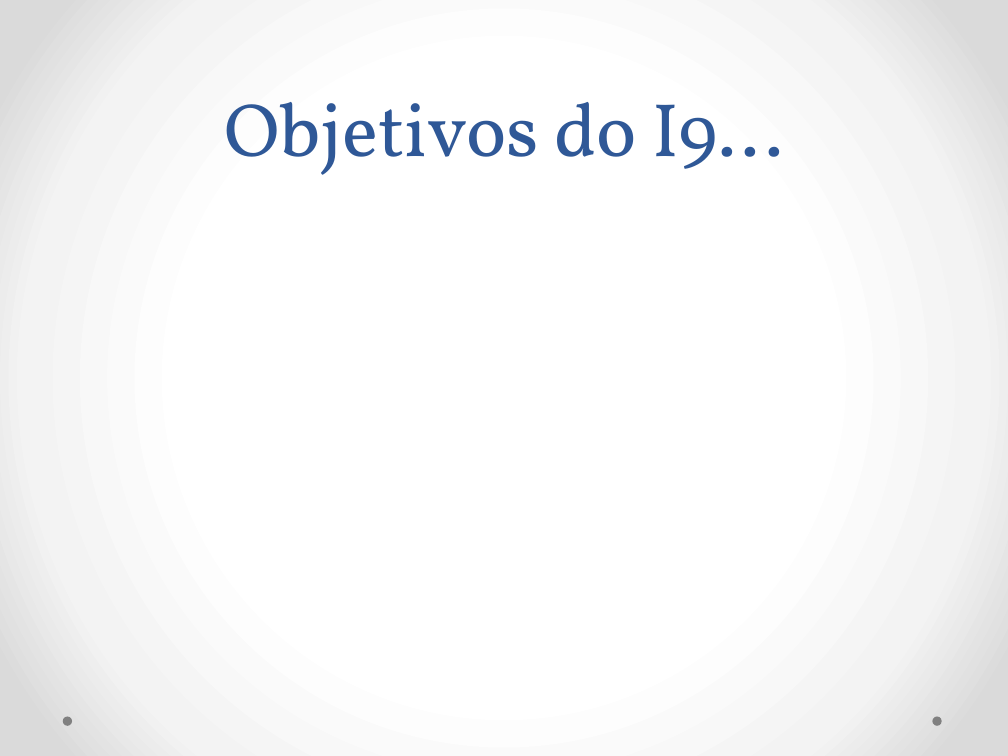
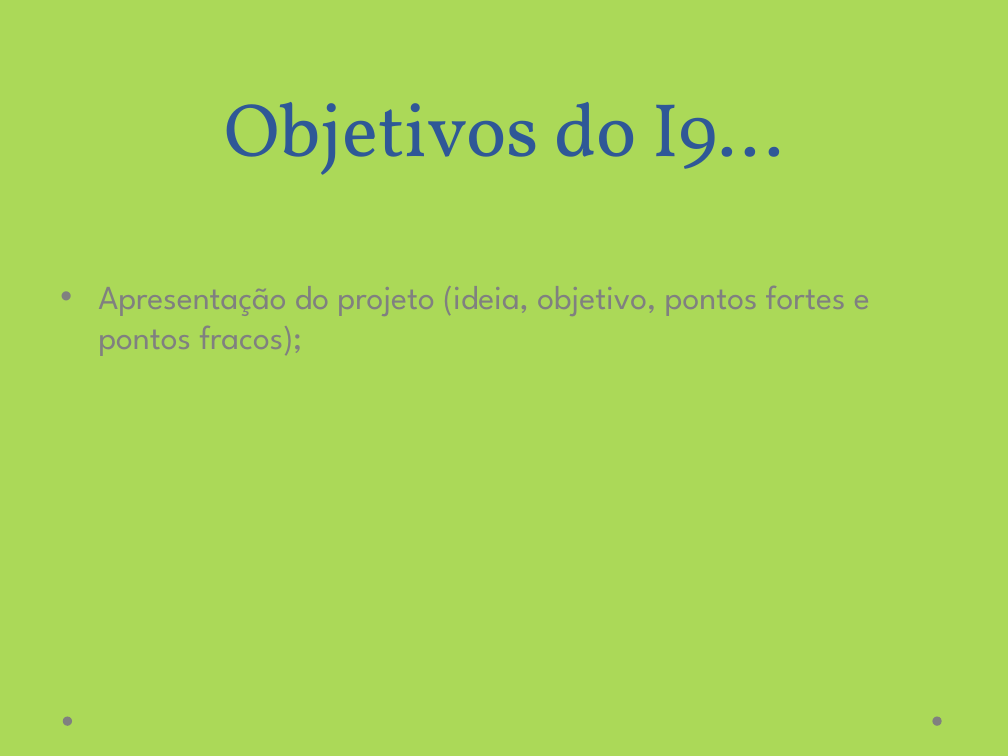
Before and after one commit to ArianeBarros/Projeto-Inova, a slide deck: slide 2 of Projeto I9.pptx. Drawn at 1008x756 pixels with LibreOffice and Linux fonts; fonts in the diff are those of the drawing. Boxes give left, top, right and bottom in pixels: in the first picture for what was removed or moved away, otherwise in the second. Text is boxed around its words. In the diff, an @@ line names an element or a change of style, - is before the commit and + after.

```diff
--- a/Projeto I9.pptx
+++ b/Projeto I9.pptx
@@ background gradient #FFFFFF to #F4F4F4 to #DADADA to #ABD958 @@
@@ text added at bbox=[98, 285, 870, 356], 24 pt, text #808080 @@
+• Apresentação do projeto (ideia, objetivo, pontos fortes e pontos fracos);
```
Also in this commit, not shown: 1 other slide changed, 1 slide added, 1 slide removed, 1 other file.
